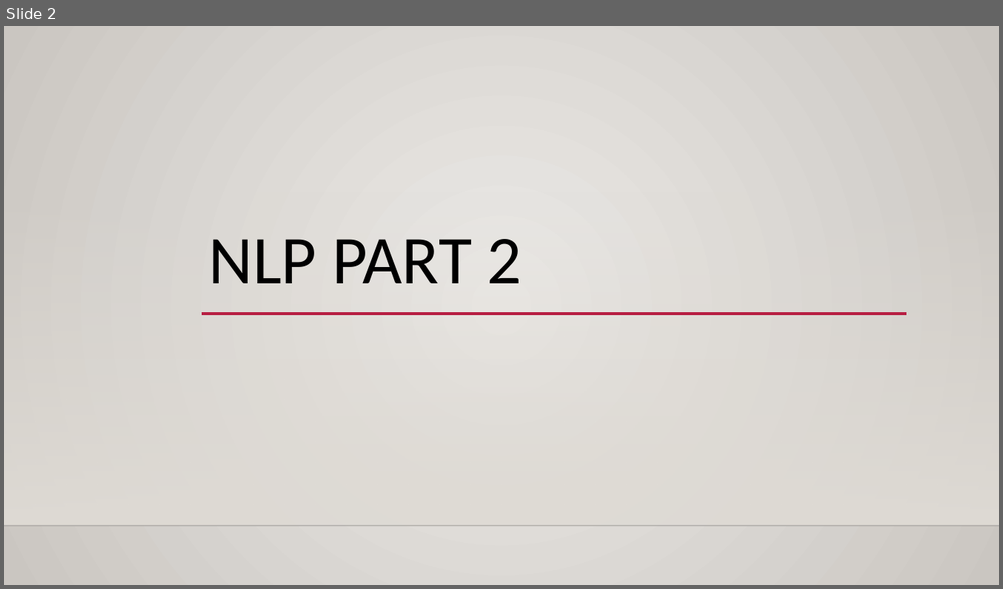
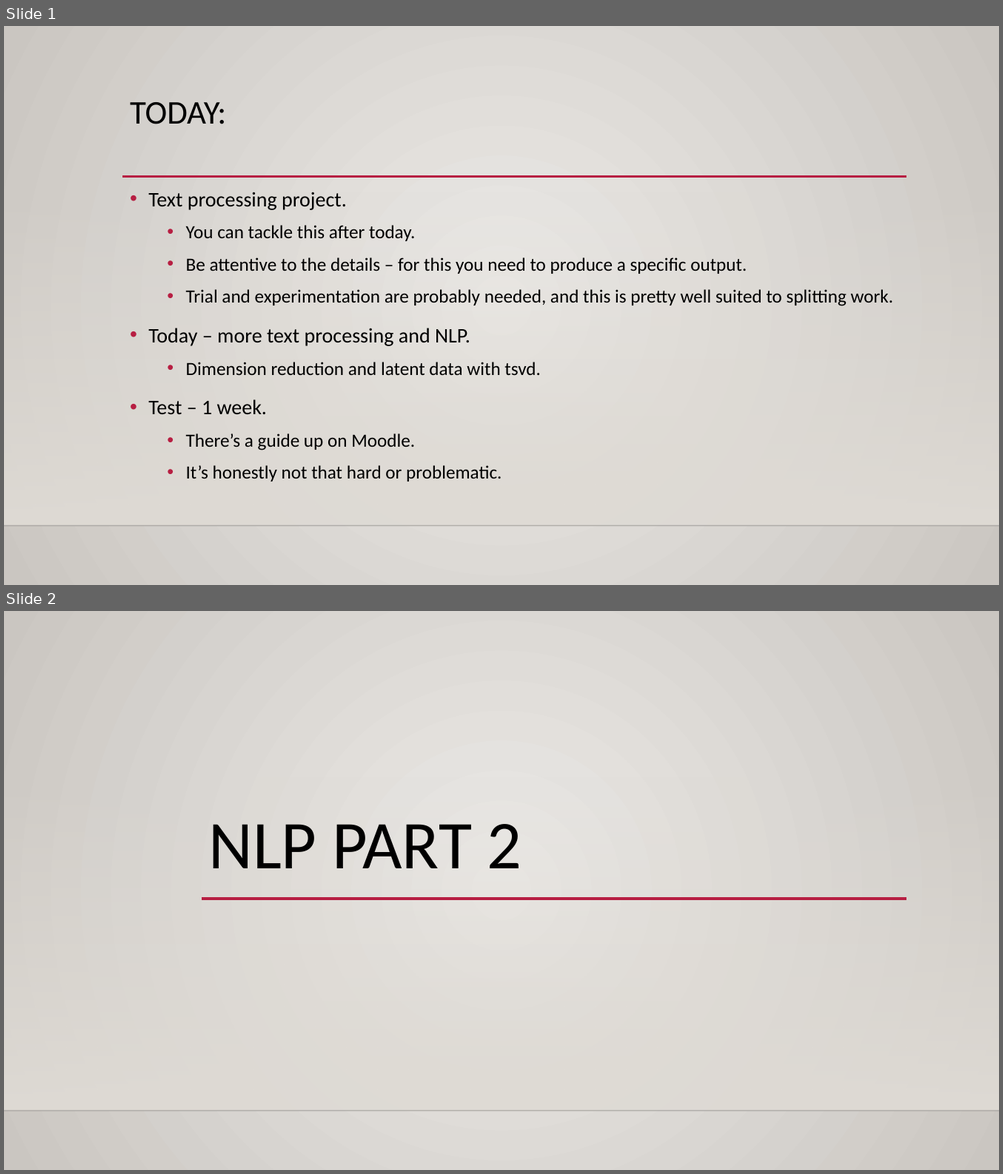
Before and after one commit to calvint13/Intro_to_Machine_Learning_Student_Workbooks, a slide deck: reference_content/Slides/NLP_2.pptx. Shown one above the other, each under a label of ours: slide 2 before the commit, slides 1 and 2 after it. The pictures are 1003x589 and 1003x1174 pixels, drawn with LibreOffice and Linux fonts; fonts in the diff are those of the drawing; background and template pictures are left out. Boxes give left, top, right and bottom in pixels: in the first picture for what was removed or moved away, otherwise in the second. Text is boxed around its words. In the diff, an @@ line names an element or a change of style, - is before the commit and + after.

```diff
--- a/reference_content/Slides/NLP_2.pptx
+++ b/reference_content/Slides/NLP_2.pptx
@@ slide 1 added at (4,26,999,585), background gradient #ECEAE7 to #CAC7C1; not listed: 2 template elements that a slide beside it also shows @@
@@ title added at (130,102,226,124), 32 pt, text #000000 @@
+TODAY:
@@ line added from (122, 177) to (907, 177), #B71E42 2.5 pt @@
@@ text added at (148,192,893,482), 18 pt, text #000000 @@
+• Text processing project.
+  • You can tackle this after today.
+  • Be attentive to the details – for this you need to produce a specific output.
+  • Trial and experimentation are probably needed, and this is pretty well suited to splitting work.
+• Today – more text processing and NLP.
+  • Dimension reduction and latent data with tsvd.
+• Test – 1 week.
+  • There’s a guide up on Moodle.
+  • It’s honestly not that hard or problematic.
```
Also in this commit, not shown: 1 slide changed, 1 other slide added, 1 slide removed, 25 other files.
